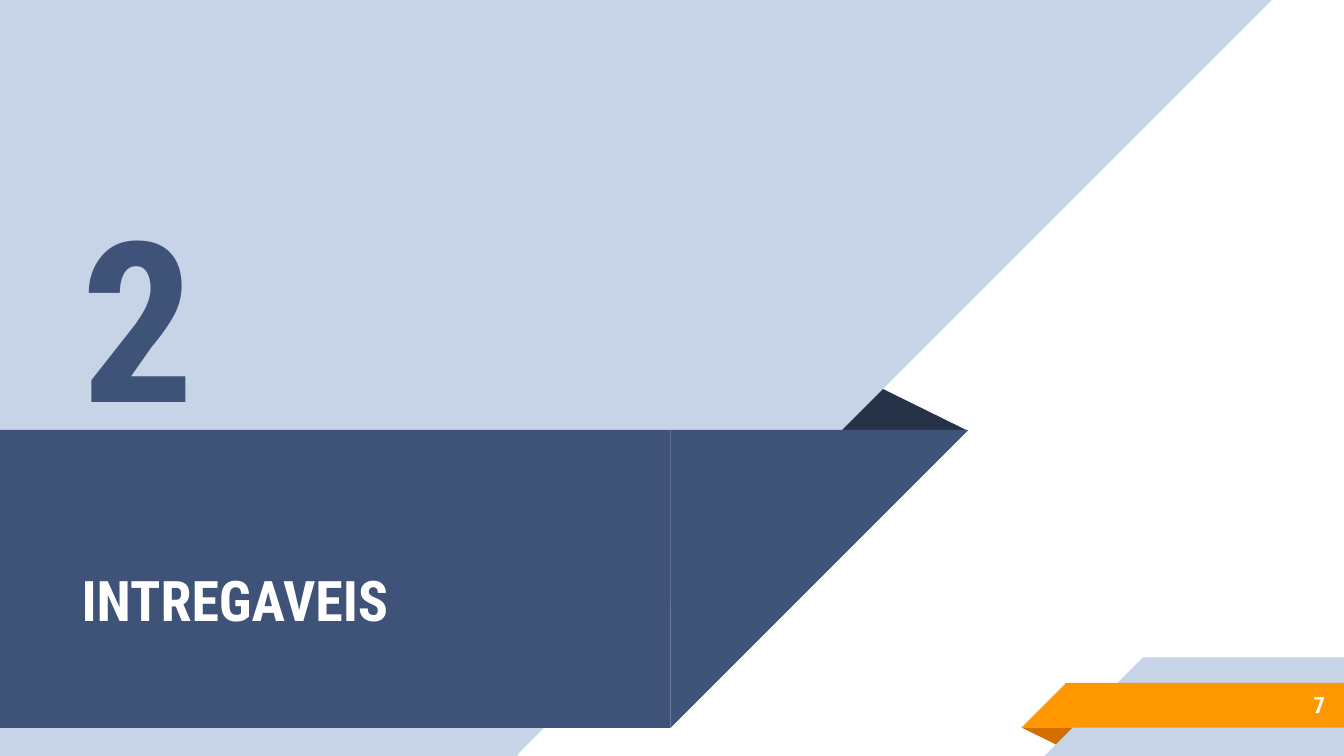
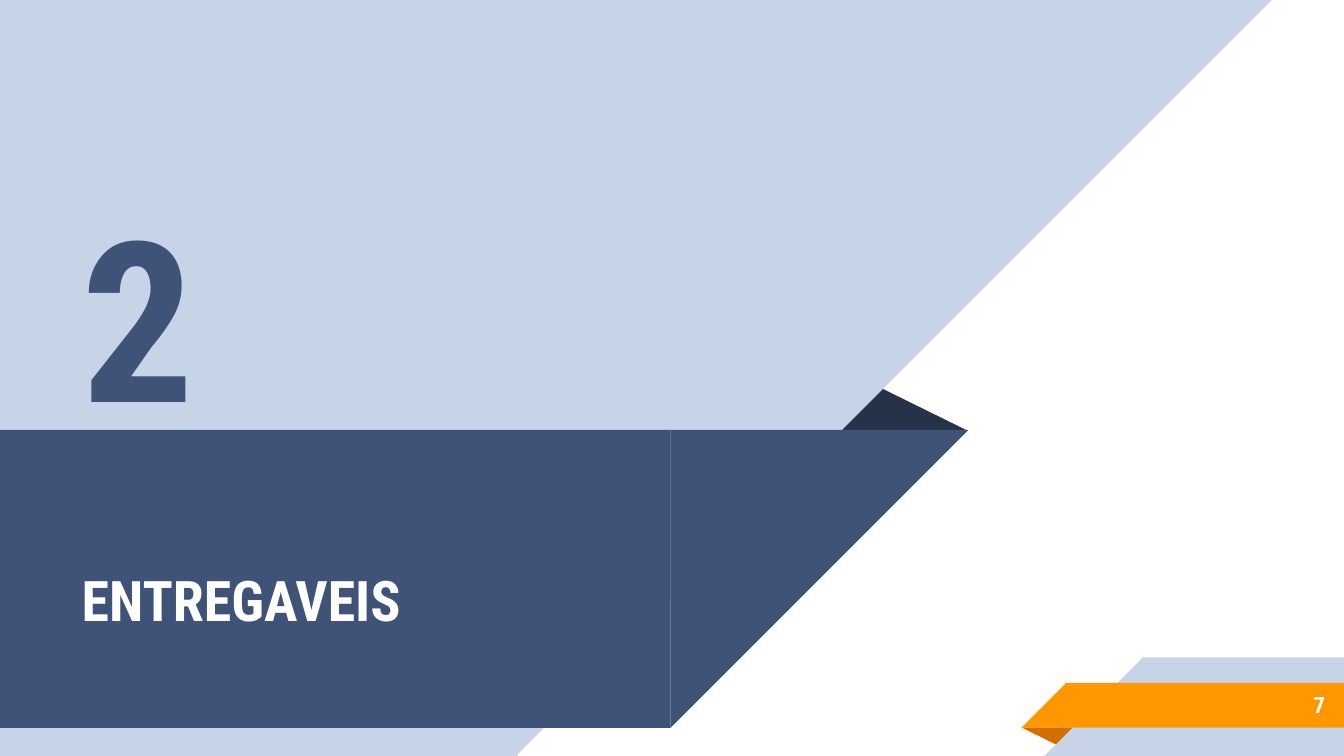
Before and after one commit to sergioetrindade/GRUPO-10-2ADSA, a slide deck: slide 7 of Documentação/PPT grupo 10.pptx. Drawn at 1344x756 pixels with LibreOffice and Linux fonts; fonts in the diff are those of the drawing. Boxes give left, top, right and bottom in pixels: in the first picture for what was removed or moved away, otherwise in the second. Text is boxed around its words. In the diff, an @@ line names an element or a change of style, - is before the commit and + after.

Commit message:
correções em algumas palavras

```diff
--- a/Documentação/PPT grupo 10.pptx
+++ b/Documentação/PPT grupo 10.pptx
@@ title at (82, 580, 401, 622): text changed @@
-INTREGAVEIS
+ENTREGAVEIS
```
